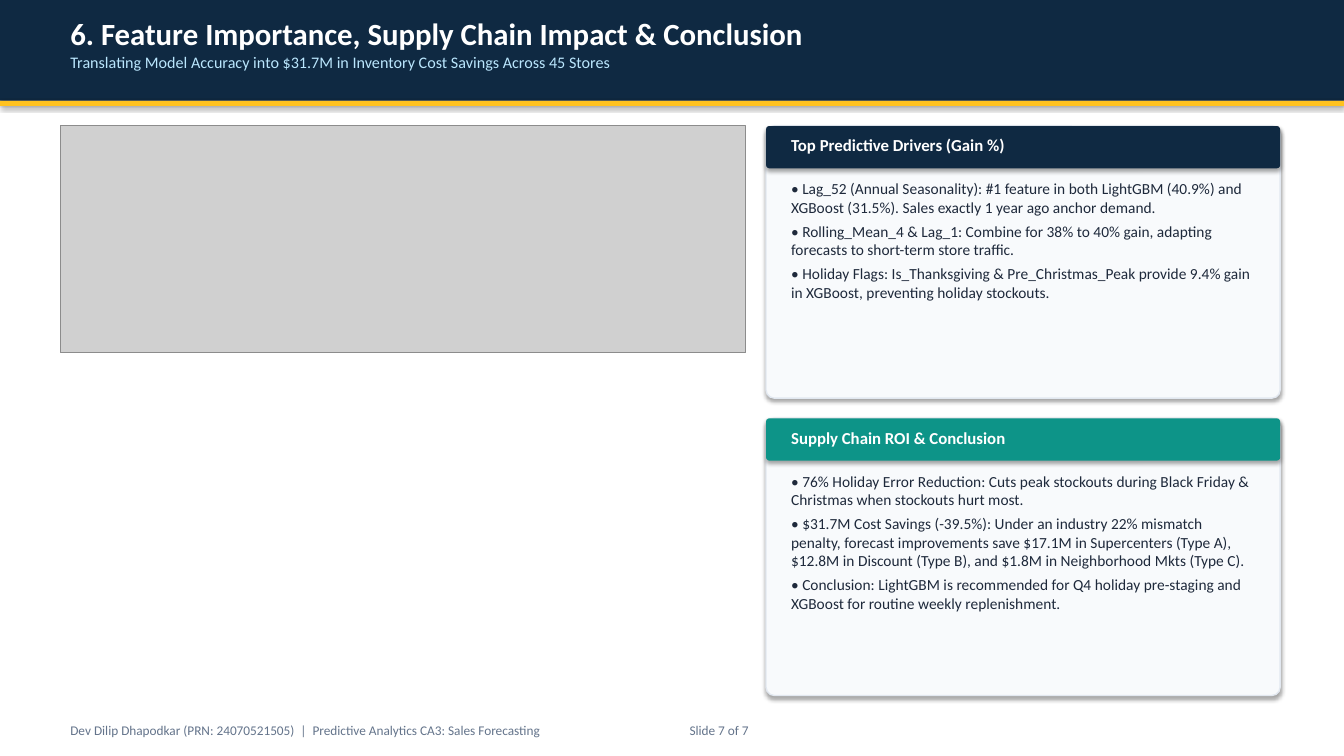
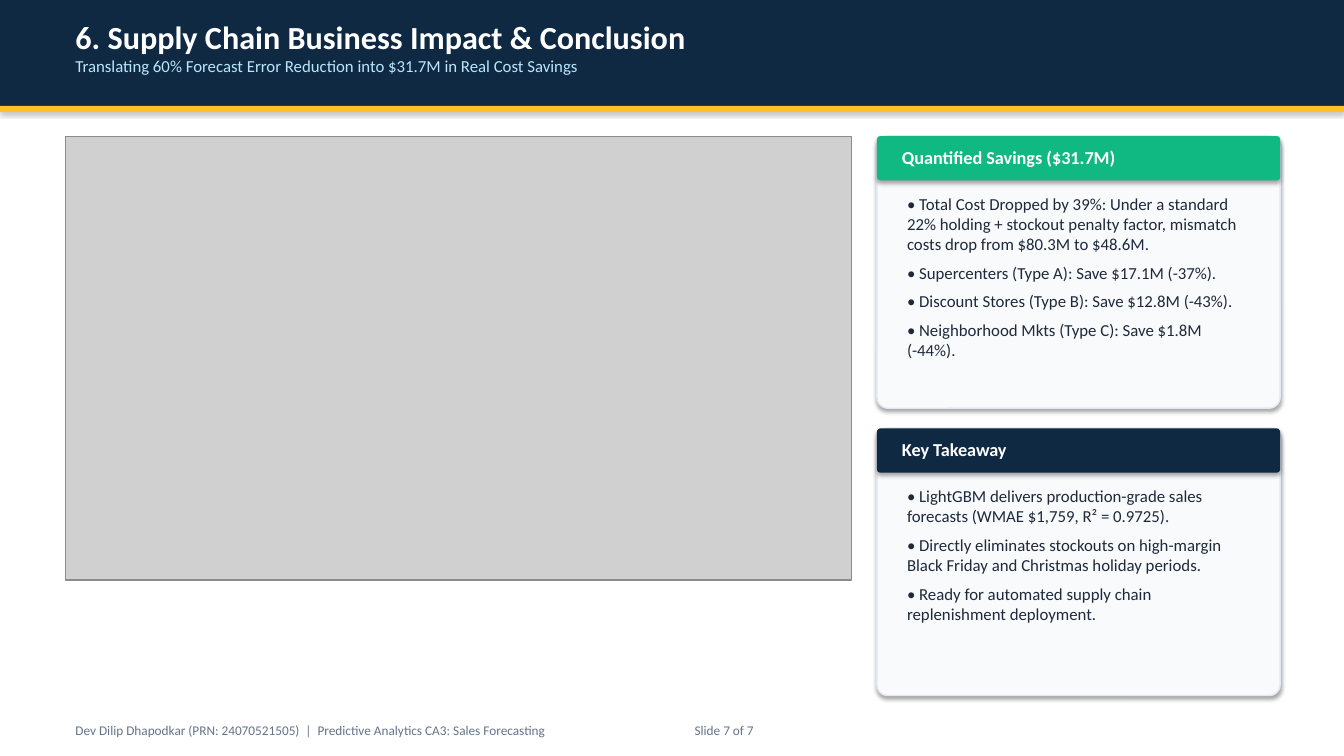
Before and after one commit to DevDhapodkar/Walmart-Store-Sales-Forecasting-KDD, a slide deck: slide 7 of Walmart_Sales_Forecasting_Presentation.pptx. Drawn at 1344x756 pixels with LibreOffice and Linux fonts; fonts in the diff are those of the drawing; grey boxes stand for pictures. Boxes give left, top, right and bottom in pixels: in the first picture for what was removed or moved away, otherwise in the second. Text is boxed around its words. In the diff, an @@ line names an element or a change of style, - is before the commit and + after.

```diff
--- a/Walmart_Sales_Forecasting_Presentation.pptx
+++ b/Walmart_Sales_Forecasting_Presentation.pptx
@@ rectangle: place and size @@
-rectangle at bbox=[0, 0, 1344, 101]
+rectangle at bbox=[0, 0, 1344, 106]
@@ text at bbox=[75, 26, 686, 75]: text changed; size 11.5 to 12 pt @@
-6. Feature Importance, Supply Chain Impact & Conclusion
-Translating Model Accuracy into $31.7M in Inventory Cost Savings Across 45 Stores
+6. Supply Chain Business Impact & Conclusion
+Translating 60% Forecast Error Reduction into $31.7M in Real Cost Savings
@@ rectangle: place and size @@
-rectangle at bbox=[0, 101, 1344, 106]
+rectangle at bbox=[0, 106, 1344, 112]
@@ picture: place and size @@
-picture at bbox=[60, 126, 746, 353]
+picture at bbox=[66, 136, 852, 580]
@@ rounded rectangle at bbox=[877, 136, 1280, 408]: proportions changed @@
@@ rounded rectangle: place and size @@
-rounded rectangle at bbox=[766, 126, 1280, 398]
+rounded rectangle at bbox=[877, 136, 1280, 408]
@@ rounded rectangle: place and size @@
-rounded rectangle at bbox=[766, 126, 1280, 168]
+rounded rectangle at bbox=[877, 136, 1280, 180]
@@ rounded rectangle at bbox=[877, 136, 1280, 180]: fill #0F2942 to #10B981 @@
@@ text at bbox=[902, 150, 1115, 167]: text changed; size 12 to 13 pt @@
-Top Predictive Drivers (Gain %)
+Quantified Savings ($31.7M)
@@ text at bbox=[907, 198, 1236, 358]: text changed; size 11 to 12 pt @@
-• Lag_52 (Annual Seasonality): #1 feature in both LightGBM (40.9%) and XGBoost (31.5%). Sales exactly 1 year ago anchor demand.
-• Rolling_Mean_4 & Lag_1: Combine for 38% to 40% gain, adapting forecasts to short-term store traffic.
-• Holiday Flags: Is_Thanksgiving & Pre_Christmas_Peak provide 9.4% gain in XGBoost, preventing holiday stockouts.
+• Total Cost Dropped by 39%: Under a standard 22% holding + stockout penalty factor, mismatch costs drop from $80.3M to $48.6M.
+• Supercenters (Type A): Save $17.1M (-37%).
+• Discount Stores (Type B): Save $12.8M (-43%).
+• Neighborhood Mkts (Type C): Save $1.8M (-44%).
@@ rounded rectangle: place and size @@
-rounded rectangle at bbox=[766, 418, 1280, 696]
+rounded rectangle at bbox=[877, 429, 1280, 696]
@@ rounded rectangle at bbox=[877, 429, 1280, 696]: proportions changed @@
@@ rounded rectangle: place and size @@
-rounded rectangle at bbox=[766, 418, 1280, 461]
+rounded rectangle at bbox=[877, 429, 1280, 473]
@@ rounded rectangle at bbox=[877, 429, 1280, 473]: fill #0D9488 to #0F2942 @@
@@ text at bbox=[902, 443, 1006, 459]: text changed; size 12 to 13 pt @@
-Supply Chain ROI & Conclusion
+Key Takeaway
@@ text at bbox=[907, 490, 1221, 623]: text changed; size 11 to 12 pt @@
-• 76% Holiday Error Reduction: Cuts peak stockouts during Black Friday & Christmas when stockouts hurt most.
-• $31.7M Cost Savings (-39.5%): Under an industry 22% mismatch penalty, forecast improvements save $17.1M in Supercenters (Type A), $12.8M in Discount (Type B), and $1.8M in Neighborhood Mkts (Type C).
-• Conclusion: LightGBM is recommended for Q4 holiday pre-staging and XGBoost for routine weekly replenishment.
+• LightGBM delivers production-grade sales forecasts (WMAE $1,759, R² = 0.9725).
+• Directly eliminates stockouts on high-margin Black Friday and Christmas holiday periods.
+• Ready for automated supply chain replenishment deployment.
@@ text "Dev Dilip Dhapodkar (PRN: 24070521505) ...": place and size @@
-text "Dev Dilip Dhapodkar (PRN: 24070521505) ..." at bbox=[70, 725, 749, 737]
+text "Dev Dilip Dhapodkar (PRN: 24070521505) ..." at bbox=[75, 725, 754, 737]
```
Also in this commit, not shown: 2 other slides changed, 4 slides added, 4 slides removed, 10 other files.
